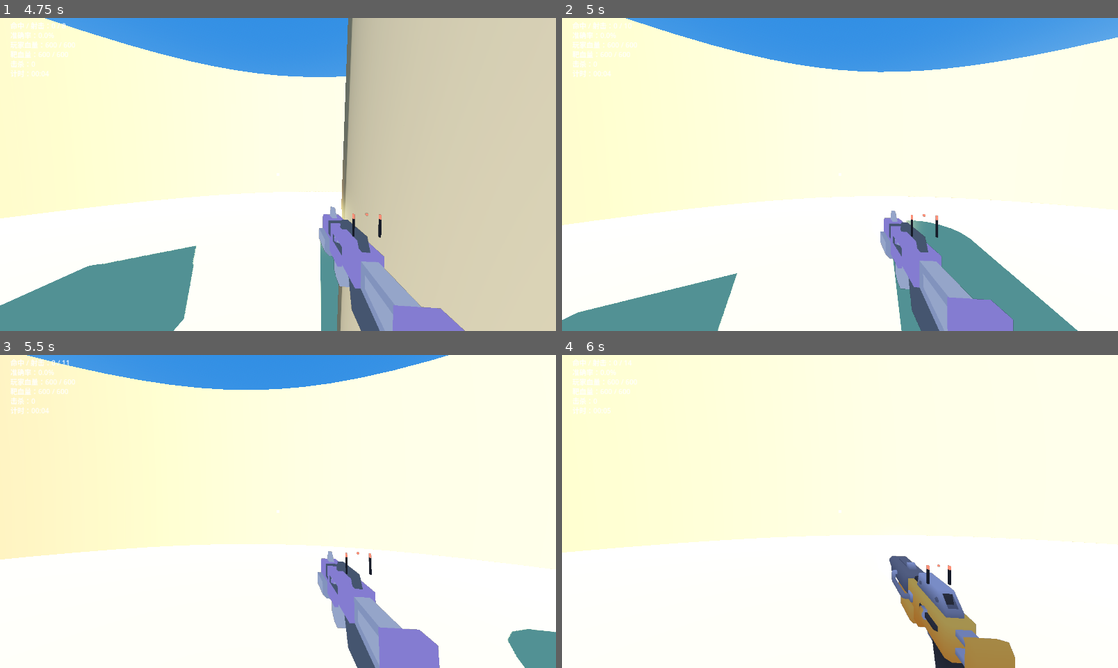
Above: before the commit, frames 1-4 (two rows, left to right).
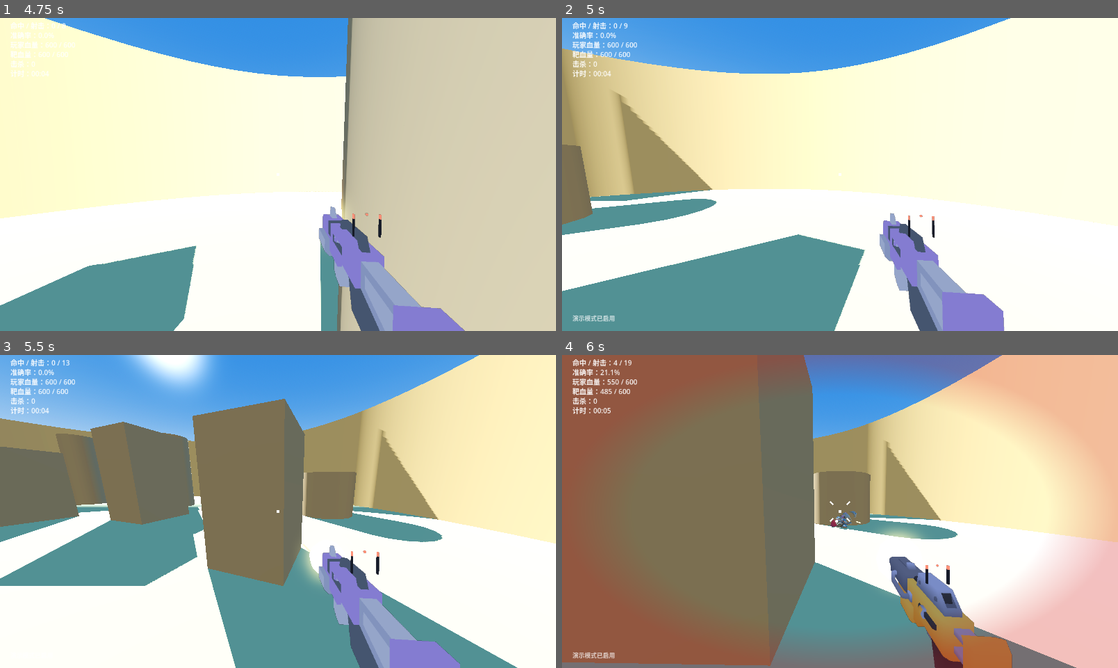
Above: after the commit, the same moments.

Repository: sefFumyc/Aimtrainer_ApexLegends
Game: Godot game, scene res://src/scenes/main.tscn
Same seed, same stepped clock (60 frames per second), same inputs: the game is played once before the commit and once after it.
Inputs (mouse positions are in pixels of both pictures, inside the frame that each line leads up to):
- Up to frame 1 (4.75 s): click "开始对局" at 0.5 s; tap Enter at 1.25 s; move the mouse to (305, 174) at 1.27 s; hold Right mouse button (ads) 1.28-2.03 s; hold W (move_forward) from 1.28 s (still down); tap Space (jump) at 1.52, 2.27, 3.77, 4.52 s; click (305, 174) at 1.55 s; move the mouse to (250, 174) at 2.02 s; click (250, 174) at 2.1 s; right-click (250, 174) at 2.3 s; move the mouse to (289, 168) at 2.77 s; hold Right mouse button (ads) 2.78-3.53 s; click (289, 168) at 3.05 s; move the mouse to (272, 180) at 3.52 s; tap Ctrl (crouch) at 3.6 s; click (272, 180) at 3.67 s; right-click (272, 180) at 3.8 s; move the mouse to (316, 177) at 4.27 s; press the mouse at (316, 177) at 4.28 s
- Up to frame 2 (5 s): keep holding W (move_forward); tap F2 (toggle_demo, bound only after the commit) at 4.9 s
- Up to frame 3 (5.5 s): keep holding W (move_forward); move the mouse to (233, 508) at 5.02 s; release the mouse at (233, 508) at 5.03 s; tap Shift (sprint) at 5.1 s; tap Space (jump) at 5.27 s; right-click (233, 508) at 5.3 s
- Up to frame 4 (6 s): keep holding W (move_forward); move the mouse to (845, 511) at 5.77 s; press the mouse at (845, 511) at 5.78 s; tap 3 (weapon_burst) at 5.85 s

Frame 1 is identical in both runs. In frame 2, 39% of the frame differs, in the area x 0-100%, y 0-100%; in frame 3, 70%; in frame 4, 90%.
Error in both runs: Invalid assignment of property or key 'disabled' with value of type 'bool' on a base object of type 'HSlider'. (res://src/scenes/settings_panel.gd:595)

Commit message:
演示模式（ADR-0033）：F2 接管视角与开火，左下角状态字幕
四轮拷问定稿的「完美瞄准演示」：按 F2 由脚本接管视角与开火，其余
（移动/跳跃/蹲滑铲/开镜/换枪）仍归玩家。

- 追踪数学抽纯逻辑类 DemoAim（限速 12 rad/s + 指数缓动 40/s、到位
  阈值 2°、死区 0.05°）+ GUT 用例，场景侧只喂目标点 / 读朝向 / 读
  是否该开火
- 锁定点 = bot 命中体「当前立于地面之上那一段」的垂直中心（站立
  ≈36u、躺姿≈11u、铲跳随 lift 跟抬），随滑铲/铲跳跟随，保证「所见
  即所中」
- 开火取「到位电平」而非上升沿（ADR-0033「开火」段记录理由：缓动
  稳态残差≈1.4° 恒在阈值内，上升沿会让手枪一次对局只响一发）
- bot 死亡 1.5s 空窗相机冻结保持、重生后限速平滑重新定位；玩家血量
  封底 1、跳过重生，红屏照常
- F2 会话级热键：仅对局中可切（主菜单/结算/设置面板按下无反应），
  离开对局自动关闭，不持久化、不进设置面板、不给手柄绑键
- 字幕左下角 14px/alpha0.7，开关立即显隐无淡入淡出，走 hud._draw()
  追加不新增节点

code-review 双轴修复：设置面板打开时 F2 漏切（补 settings_panel.visible
闸）；开火电平语义由 ADR 记录、工单 04 标注定稿替代。
GUT 16 scripts / 233 tests / 1634 asserts 全绿。

Diff:
--- a/project.godot
+++ b/project.godot
@@ -117,6 +117,11 @@
 "events": [Object(InputEventKey,"resource_local_to_scene":false,"resource_name":"","device":-1,"window_id":0,"alt_press …(195 unchanged characters)…
 ]
 }
+toggle_demo={
+"deadzone": 0.5,
+"events": [Object(InputEventKey,"resource_local_to_scene":false,"resource_name":"","device":-1,"window_id":0,"alt_pressed":false,"shift_pressed":false,"ctrl_pressed":false,"meta_pressed":false,"pressed":false,"keycode":0,"physical_keycode":4194333,"key_label":0,"unicode":0,"location":0,"echo":false,"script":null)
+]
+}
 
 [rendering]
 
--- /dev/null
+++ b/src/logic/demo_aim.gd
@@ -0,0 +1,70 @@
+## 演示模式的追踪数学（ADR-0033）——纯逻辑缝。
+##
+## 「完美的瞄准动作」= **限速 + 指数缓动**的平滑跟枪：单帧转角不超过「最大转向角速度」，
+## 剩余误差按指数衰减，收进死区后一次贴齐（误差归零、不抖、不过冲）。到位判定
+## （视线夹角阈值）供场景侧决定何时自动开火。无目标（bot 死亡空窗期）时原样返回，
+## 即相机冻结保持。
+##
+## 纯逻辑：不依赖节点树；`Player` 只负责喂「眼位 / 锁定点 / 当前朝向 / dt」，
+## `main` 负责喂锁定点与「有没有目标」。参数硬编码（ADR-0033：不进设置面板）。
+
+class_name DemoAim
+extends RefCounted
+
+## 最大转向角速度（rad/s，约 688°/s）：跟枪的「手速」上限——观感是一次可见的快速甩枪，
+## 不是瞬移贴脸，也不是肉眼可辨的迟缓。
+const MAX_TURN_RATE := 12.0
+## 指数缓动速率（1/s）：一阶滞后的稳态残差 = 目标角速度 / 本值，所以它直接决定「跟枪跟得多紧」。
+## 实测（探针，range 400 / bot 满速横移 ≈1.0 rad/s）：10 → 残差 5.6°（只有 74% 的帧算「到位」，
+## 开火被反复中断）；40 → 残差 ≈1.4°，横移中准星基本粘在身体上，观感才是「完美的跟枪」。
+## 注意它**不影响**大角度甩枪的观感——那种误差远超单帧限速，由 `MAX_TURN_RATE` 主导。
+const EASE_RATE := 40.0
+## 到位判定阈值（rad，约 2°）：瞄得这么准才开火。
+const ON_TARGET_ANGLE := deg_to_rad(2.0)
+## 收敛死区（rad，约 0.05°）：剩余误差收进这里就一次贴齐，消掉指数尾巴上的亚像素抖动。
+const SNAP_ANGLE := deg_to_rad(0.05)
+
+## 当前朝向的前向单位向量：与 `Player.aim_direction` 同一表达式（只取逻辑朝向，
+## 不含视觉后坐力），保证「演示判定」与「实际弹道」用的是同一套约定。
+static func forward(yaw: float, pitch: float) -> Vector3:
+	return -Basis.from_euler(Vector3(pitch, yaw, 0.0)).z
+
+## 推进一帧，返回新的 `(yaw, pitch)`。`has_target` 为假时原样返回（冻结保持）。
+static func step(
+	eye: Vector3, target: Vector3, yaw: float, pitch: float, dt: float, has_target: bool = true
+) -> Vector2:
+	var cur := Vector2(yaw, pitch)
+	if not has_target or dt <= 0.0:
+		return cur
+	var to_target := target - eye
+	if to_target.length_squared() < 1e-12:
+		return cur
+	# 目标方向换算成 (yaw, pitch)：与 `forward` 同一约定（yaw = 0 朝 −Z，俯仰为正朝上）。
+	var desired := Vector2(
+		atan2(-to_target.x, -to_target.z),
+		atan2(to_target.y, sqrt(to_target.x * to_target.x + to_target.z * to_target.z)),
+	)
+	# 角差取最短弧（yaw 可能已漂出 ±π，wrap 后仍在自己那一支上收敛）。
+	var err := Vector2(wrapf(desired.x - yaw, -PI, PI), desired.y - pitch)
+	# 先算「指数缓动想走多远」，再按单帧角速度上限整体钳制（水平与俯仰合成为一次转向）。
+	var move := err * (1.0 - exp(-EASE_RATE * dt))
+	var max_step := MAX_TURN_RATE * dt
+	var span := move.length()
+	if span > max_step:
+		move *= max_step / span
+	var remaining := err - move
+	if absf(remaining.x) <= SNAP_ANGLE and absf(remaining.y) <= SNAP_ANGLE:
+		return cur + err # 死区内一次走完：误差精确归零
+	return cur + move
+
+## 视线是否已瞄到位（夹角 ≤ `ON_TARGET_ANGLE`）；无目标恒为假。
+static func on_target(
+	eye: Vector3, target: Vector3, yaw: float, pitch: float, has_target: bool = true
+) -> bool:
+	if not has_target:
+		return false
+	var to_target := target - eye
+	if to_target.length_squared() < 1e-12:
+		return false
+	var dot := forward(yaw, pitch).normalized().dot(to_target.normalized())
+	return acos(clampf(dot, -1.0, 1.0)) <= ON_TARGET_ANGLE
--- a/src/scenes/hud.gd
+++ b/src/scenes/hud.gd
@@ -11,6 +11,13 @@
 
 const FONT_SIZE := 16
 const TEXT_COLOR := Color(1.0, 1.0, 1.0, 0.92)
+
+## 演示模式状态字幕（ADR-0033）：左下角一行小字，比主 HUD 数字暗一档、字号更小——
+## 它是状态角标，不该抢对局数字的视觉权重。开关即显即隐，不做淡入淡出。
+const DEMO_FONT_SIZE := 14
+const DEMO_TEXT_COLOR := Color(1.0, 1.0, 1.0, 0.7)
+const DEMO_LABEL := "演示模式已启用"
+const DEMO_MARGIN := 24.0 ## 距屏幕左 / 下边缘的留白（与左上角对局数字同留白口径）
 
 ## 击中提示几何（CONTEXT.md「击中提示」）：白 X 与红 X 的参数互不共享。
 ## `_INNER` 是内端距准星的直线距离，`_ARM` 是斜线段自身的长度（外端 = 内端 + 臂长）。
@@ -37,6 +44,7 @@
 var _flash_tex: GradientTexture2D ## 边缘红晕的径向渐变纹理（_ready 建一次，绘制时调 modulate）
 var _match: DuelMatch = null
 var _zoom := 0.0 ## 开镜进度（票 07）：白准星透明度 = 1 − 进度，随开关镜平滑淡出/渐回
+var _demo_active := false ## 演示模式状态（ADR-0033）：左下角字幕的显隐
 
 func _ready() -> void:
 	mouse_filter = Control.MOUSE_FILTER_IGNORE
@@ -50,6 +58,10 @@
 ## 喂开镜进度（main 每帧传 `player.zoom_p`），准星淡出与开镜动画同频（CONTEXT「准星」）。
 func set_zoom(p: float) -> void:
 	_zoom = clampf(p, 0.0, 1.0)
+
+## 演示模式开关（ADR-0033）：由 main 在 F2 切换时喂入，控制左下角状态字幕的显隐。
+func set_demo_active(on: bool) -> void:
+	_demo_active = on
 
 ## 命中 / 击杀事件（受「命中提示」开关控制）。
 func flash(kind: StringName) -> void:
@@ -134,6 +146,17 @@
 		var col: Color = entry[1]
 		draw_string(font, Vector2(24.0, y), text, HORIZONTAL_ALIGNMENT_LEFT, -1, FONT_SIZE, col)
 		y += FONT_SIZE + 6.0
+	# 演示模式字幕走**左下角**（ADR-0033）：与左上角的对局数字分居两角、互不干扰。
+	if _demo_active:
+		draw_string(
+			font,
+			Vector2(DEMO_MARGIN, size.y - DEMO_MARGIN),
+			DEMO_LABEL,
+			HORIZONTAL_ALIGNMENT_LEFT,
+			-1,
+			DEMO_FONT_SIZE,
+			DEMO_TEXT_COLOR
+		)
 
 func _lines() -> Array:
 	if _match == null:
--- a/src/scenes/main.gd
+++ b/src/scenes/main.gd
@@ -93,6 +93,9 @@
 var _timer := IntervalTimer.new()
 ## 本次对局是不是「计时会话」里的游玩段（决定 ESC / 段结束的结算口径）。
 var _timer_active := false
+## 「演示模式」（ADR-0033）：F2 在「对局」中切换的会话级开关——视角与开火交给脚本、
+## 左下角字幕提示；不持久化、不进「设置」，离开对局自动关闭。
+var _demo_mode := false
 ## 刚结束那一段的战绩（休息覆盖层显示「本轮战绩」）。
 var _last_round_stats: IntervalTimer.RoundStats = null
 ## 本次会话的自动调径记录（「半径 旧→新」逐段追加，最终结算一并列出）。
@@ -149,6 +152,9 @@
 ## 只有对局进行中才推进——主菜单 / 准备段 / 休息段 / 结算时靶被撤下且不结算。
 func _physics_process(delta: float) -> void:
 	if stage != Stage.PLAY:
+		# 离开对局即自动关闭演示模式（ADR-0033）：准备 / 休息 / 结算 / 主菜单都不留它开着。
+		if _demo_mode:
+			_set_demo(false)
 		return
 	_build_perception()
 	for hit in target.tick(delta, _perception):
@@ -156,6 +162,12 @@
 	if target.needs_respawn():
 		_respawn_target()
 	match_state.bot_hp = target.hp()
+	if _demo_mode:
+		# 演示模式（ADR-0033）：把本帧的锁定点喂给玩家（推在本节点 tick 之后、玩家 tick 之前）。
+		# 锁定点是 bot 命中体躯干中心的世界坐标——躺姿压深与铲跳升空一并跟随，否则准星会
+		# 锁在空气上、自动开火打空；bot 死亡空窗期喂「无目标」：相机冻结保持，重生后从当前
+		# 姿态重新限速甩向新生点。
+		player.set_demo_target(target.aim_point_world(), target.ai.alive)
 
 ## 表现与热键留在渲染帧：特效的存活时长按渲染 delta 走，不必跟物理帧对齐。
 func _process(delta: float) -> void:
@@ -175,6 +187,8 @@
 		return
 	if Input.is_action_just_pressed("toggle_fullscreen"):
 		_toggle_fullscreen()
+	if Input.is_action_just_pressed("toggle_demo"):
+		_toggle_demo()
 	if Input.is_action_just_pressed("toggle_settings"):
 		settings_panel.toggle()
 		return
@@ -197,6 +211,20 @@
 	window.mode = Window.MODE_EXCLUSIVE_FULLSCREEN
 	var screen := DisplayServer.screen_get_size(window.current_screen)
 	_apply_fullscreen_stretch(screen, GameSettings.fullscreen_resolution(screen, GameSettings.fullscreen_aspect))
+
+## F2 演示模式（ADR-0033）：**只在「对局」中可切**（主菜单 / 准备段 / 休息段 / 结算 /
+## 设置面板按下均无反应），会话级、不持久化、不进「设置」面板；离开对局由
+## `_physics_process` 自动关闭（字幕随之消失）。
+func _toggle_demo() -> void:
+	if stage != Stage.PLAY or settings_panel.visible:
+		return
+	_set_demo(not _demo_mode)
+
+## 开关落到两处：玩家接管视角 / 开火（`demo_active`），HUD 左下角状态字幕。
+func _set_demo(on: bool) -> void:
+	_demo_mode = on
+	player.demo_active = on
+	hud.set_demo_active(on)
 
 ## 「全屏宽高比」切档时由设置面板触发（ADR-0029）：正在独占全屏则立即按新档位
 ## 重设引擎内拉伸；窗口化则仅由下次 F11 生效。
@@ -615,6 +643,11 @@
 	if GameSettings.lifesteal_enabled:
 		match_state.heal_bot(BotAi.BOT_DAMAGE) # 「吸血」：bot 命中固定回 25
 	match_state.player_hp = maxi(0, match_state.player_hp - BotAi.BOT_DAMAGE)
+	if _demo_mode:
+		# 演示模式（ADR-0033）：bot 照常开枪、受击红屏照常，只把「死亡」冻住——血量封底 1、
+		# 永不触发「玩家重生」，否则演示会被瞬移重生反复打断（观感与「照常开枪」的反馈都保留）。
+		match_state.player_hp = maxi(1, match_state.player_hp)
+		return
 	if match_state.player_hp <= 0:
 		_respawn_player()
 
--- a/src/scenes/player.gd
+++ b/src/scenes/player.gd
@@ -62,6 +62,21 @@
 ## 滑铲镜头动态的当前偏移量（渲染专用，票 07）。
 var _slide_roll := 0.0
 var _slide_fov := 0.0
+## 演示模式的锁定点与「有没有目标」（ADR-0033）：由 `main` 每物理帧喂入——空窗期
+## （bot 死亡）无目标 → 冻结保持且不开火。
+var _demo_point := Vector3.ZERO
+var _demo_has_target := false
+
+## 演示模式（ADR-0033）：开启时由脚本接管**视角**与**开火**——`main` 每物理帧喂锁定点，
+## 本节点用 `DemoAim` 做限速平滑跟枪、并在瞄到位时自动开火；移动 / 跳跃 / 蹲滑铲 / 开镜 /
+## 换枪仍归玩家。`main` 只在对局中开启它（离开对局自动关闭）。
+var demo_active := false
+
+## 喂本帧的锁定点（`main` 在 bot 推进之后、本节点 tick 之前调用）：`point` 是 bot 命中体
+## 躯干中心的世界坐标；空窗期传 `has_target = false` 让相机冻结保持。
+func set_demo_target(point: Vector3, has_target: bool) -> void:
+	_demo_point = point
+	_demo_has_target = has_target
 
 func _ready() -> void:
 	# 主相机不看武器层；武器相机只看武器层（ADR-0008 的几何隔离）。
@@ -71,8 +86,8 @@
 	_refresh_gamepad()
 
 func _unhandled_input(event: InputEvent) -> void:
-	if not input_enabled or _pad >= 0:
-		return # 手柄连着就忽略鼠标（ADR-0003）
+	if not input_enabled or _pad >= 0 or demo_active:
+		return # 手柄连着就忽略鼠标（ADR-0003）；演示模式接管视角（ADR-0033）
 	if event is InputEventMouseMotion:
 		var mm := event as InputEventMouseMotion
 		# 引擎内拉伸（ADR-0029）会把 relative 的 x 分量按拉伸比缩小，横向角速度随之
@@ -83,7 +98,10 @@
 	_refresh_gamepad()
 	_tick_recoil(delta)
 	if input_enabled:
-		_tick_look(delta)
+		if demo_active:
+			_tick_demo_aim(delta)
+		else:
+			_tick_look(delta)
 	_tick_slide_cam(delta)
 	_tick_zoom(delta)
 	_tick_move(delta)
@@ -118,6 +136,14 @@
 	var y := Input.get_joy_axis(_pad, JOY_AXIS_RIGHT_Y)
 	var k := GAMEPAD_LOOK_BASE * _pad_sensitivity() * delta
 	apply_look(-x * k, -y * k)
+
+## 演示模式的视角接管（ADR-0033）：写在 `_tick_look` 的位置上——随后 `_tick_move`
+## 写相机旋转用的就是本帧新朝向。限速 + 指数缓动由纯逻辑类 `DemoAim` 给出（玩家视角输入
+## 同时被忽略，见 `_unhandled_input`）。
+func _tick_demo_aim(delta: float) -> void:
+	var out := DemoAim.step(eye_position(), _demo_point, yaw, pitch, delta, _demo_has_target)
+	yaw = out.x
+	pitch = out.y
 
 # ---- 开镜 ----
 
@@ -243,9 +269,19 @@
 		switch_weapon()
 
 	var held := Input.is_action_pressed("fire")
+	var edge := Input.is_action_just_pressed("fire")
+	if demo_active:
+		# 演示模式（ADR-0033）：玩家的开火输入让位，脚本在「瞄到位」时才击发。非全自动武器
+		# 每帧都算作一次点击——`Weapon` 的缓冲语义会把它自动压到该枪的最高射速（手枪 3 发/秒、
+		# 冲锋枪按组间节奏连组）；步枪是按住连射，直接吃 `held`。未到位则两者皆假、不开火。
+		var on_target := DemoAim.on_target(
+			eye_position(), _demo_point, yaw, pitch, _demo_has_target
+		)
+		held = on_target
+		edge = on_target
 	# 手枪/冲锋枪是点击边沿武器：`press()` 返回 true 表示「冷却就绪、当场开火」，
 	# 返回 false 表示冷却中已缓冲（手枪一发 / 冲锋枪一整组，交给 advance 补发）。
-	if not Weapon.automatic(weapon) and Input.is_action_just_pressed("fire"):
+	if not Weapon.automatic(weapon) and edge:
 		if _fire.press():
 			_add_recoil()
 			shot_fired.emit(weapon)
--- a/src/scenes/target.gd
+++ b/src/scenes/target.gd
@@ -202,6 +202,18 @@
 
 func tracer_hit_world(local: Vector3) -> Vector3:
 	return _hit_body.to_global(local)
+
+## 演示模式（ADR-0033）的锁定点：命中体**当前悬于地面之上那一段**的垂直中心，换算到世界。
+## 站立 ≈ 36（躯干中心）；滑铲躺姿压深 −50 时可见段只剩 0–22、中心抬到 11 仍落在身体上；
+## 铲跳升空时随命中体整体跟抬。之所以不用固定的「世界坐标 + 躯干高度」：躺姿压深与升空
+## 会让准星锁在空气里，自动开火必打空。纯读数：不参与任何碰撞与命中判定。
+func aim_point_world() -> Vector3:
+	var base := _hit_body.position.y # 躺姿压深（SLIDE_SINK）+ 铲跳升空（lift）
+	var bottom := maxf(base, 0.0)
+	var top := base + Physique.TOTAL_HEIGHT
+	var point := _hit_body.to_global(Vector3.ZERO)
+	point.y = (bottom + top) * 0.5
+	return point
 
 ## 命中体节点：开火射线打到的是它（不是本节点），调用方用它来判断「命中的是不是这个靶」。
 func hit_body() -> CollisionObject3D:
--- /dev/null
+++ b/tests/unit/test_demo_aim.gd
@@ -0,0 +1,54 @@
+## 演示模式追踪数学（ADR-0033）的纯逻辑测试：限速转向、无过冲收敛、到位阈值、无目标冻结。
+
+extends GutTest
+
+const DT := 1.0 / 60.0
+
+## 当前朝向与「眼位 → 目标」的夹角（rad）——断言用口径，与实现解耦（只认方向，不认 yaw 的分支）。
+func _err(eye: Vector3, target: Vector3, yaw: float, pitch: float) -> float:
+	var f := DemoAim.forward(yaw, pitch).normalized()
+	var d := (target - eye).normalized()
+	return acos(clampf(f.dot(d), -1.0, 1.0))
+
+func test_step_without_target_holds_pose() -> void:
+	# bot 死亡空窗期：相机冻结保持（原样返回，不做任何转向）
+	var out := DemoAim.step(Vector3.ZERO, Vector3(10.0, 0.0, -10.0), 1.2, -0.3, DT, false)
+	assert_almost_eq(out.x, 1.2, 1e-6) # Vector2 是 float32：容差按单精度给
+	assert_almost_eq(out.y, -0.3, 1e-6)
+
+func test_step_respects_max_turn_rate() -> void:
+	# 目标在正后方（初始夹角 π）：第一步必须被限速钳住，且确实在转
+	var eye := Vector3.ZERO
+	var target := Vector3(0.0, 0.0, 50.0)
+	var out := DemoAim.step(eye, target, 0.0, 0.0, DT)
+	var turned := absf(wrapf(out.x - 0.0, -PI, PI))
+	assert_lte(turned, DemoAim.MAX_TURN_RATE * DT + 1e-6, "单帧转角不超限速")
+	assert_gt(turned, 0.0, "确实在转")
+
+func test_step_converges_monotonically_without_overshoot() -> void:
+	var eye := Vector3.ZERO
+	var target := Vector3(0.0, 6.0, 50.0) # 正后方且略高：水平与俯仰都要转
+	var pose := Vector2(0.0, 0.0)
+	var prev := _err(eye, target, pose.x, pose.y)
+	for i in 200:
+		pose = DemoAim.step(eye, target, pose.x, pose.y, DT)
+		var now := _err(eye, target, pose.x, pose.y)
+		assert_lte(now, prev + 1e-9, "误差单调不增（不过冲）")
+		prev = now
+	assert_almost_eq(prev, 0.0, 1e-6, "最终精确贴齐（死区吸附）")
+	assert_true(DemoAim.on_target(eye, target, pose.x, pose.y), "收敛后判定为到位")
+
+func test_step_leaves_pose_untouched_when_already_aligned() -> void:
+	var eye := Vector3.ZERO
+	var target := Vector3(0.0, 0.0, -50.0)
+	var out := DemoAim.step(eye, target, 0.0, 0.0, DT)
+	assert_almost_eq(out.x, 0.0, 1e-6, "已在目标上：不动")
+	assert_almost_eq(out.y, 0.0, 1e-6)
+
+func test_on_target_threshold() -> void:
+	var eye := Vector3.ZERO
+	var target := Vector3(0.0, 0.0, -50.0) # 正前方（yaw = 0 朝 −Z）
+	assert_true(DemoAim.on_target(eye, target, 0.0, 0.0), "正对目标")
+	assert_true(DemoAim.on_target(eye, target, deg_to_rad(1.5), 0.0), "1.5° 内算到位")
+	assert_false(DemoAim.on_target(eye, target, deg_to_rad(3.0), 0.0), "3° 外不算到位")
+	assert_false(DemoAim.on_target(eye, target, 0.0, 0.0, false), "无目标恒为假")
Not shown, added: src/logic/demo_aim.gd.uid
Not shown, added: tests/unit/test_demo_aim.gd.uid
Not shown, added: .scratch/demo-mode/issues/01-demo-aim-logic.md
Not shown, added: .scratch/demo-mode/issues/02-target-aim-point.md
Not shown, added: .scratch/demo-mode/issues/03-demo-toggle-hotkey-subtitle.md
Not shown, added: .scratch/demo-mode/issues/04-demo-takeover-in-play.md
Not shown, added: .scratch/demo-mode/spec.md
Not shown, changed: CONTEXT.md
Not shown, added: docs/adr/0033-demo-mode-locked-aim.md
